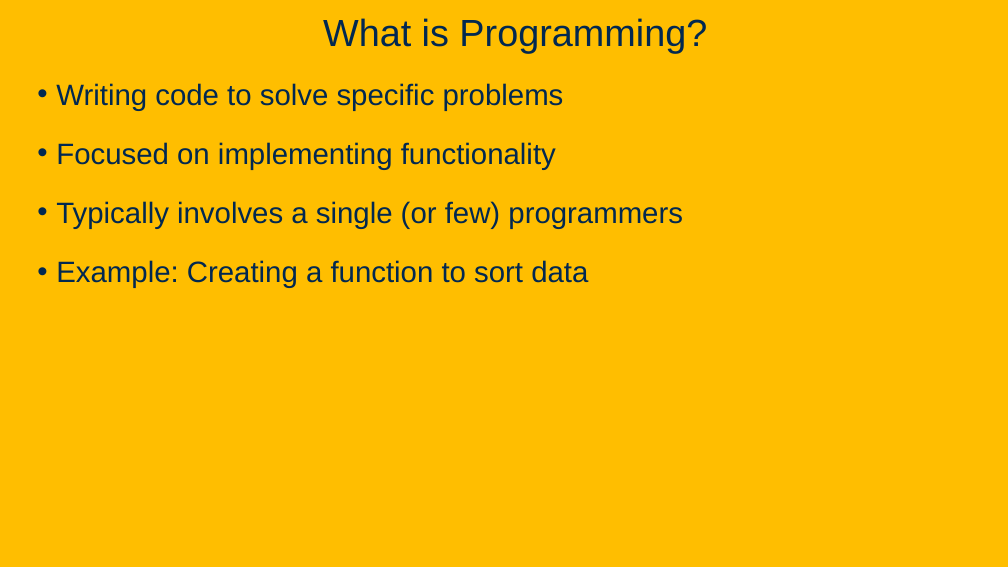
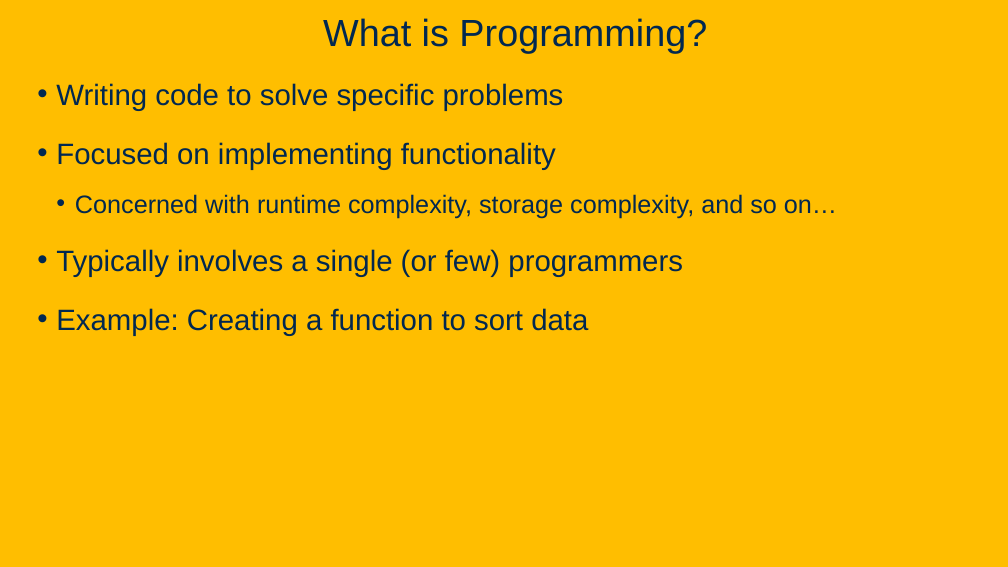
Before and after one commit to davsec-teaching/ECS160-Winter2025, a slide deck: slide 9 of slides/1_logistics_and_course_introduction.pptx. Drawn at 1008x567 pixels with LibreOffice and Linux fonts; fonts in the diff are those of the drawing; background and template pictures are left out. Boxes give left, top, right and bottom in pixels: in the first picture for what was removed or moved away, otherwise in the second. Text is boxed around its words. In the diff, an @@ line names an element or a change of style, - is before the commit and + after.

```diff
--- a/slides/1_logistics_and_course_introduction.pptx
+++ b/slides/1_logistics_and_course_introduction.pptx
@@ text at bbox=[75, 194, 837, 218]: paragraph added @@
+  • Concerned with runtime complexity, storage complexity, and so on…
```
Also in this commit, not shown: 9 other slides changed, 1 slide added.
